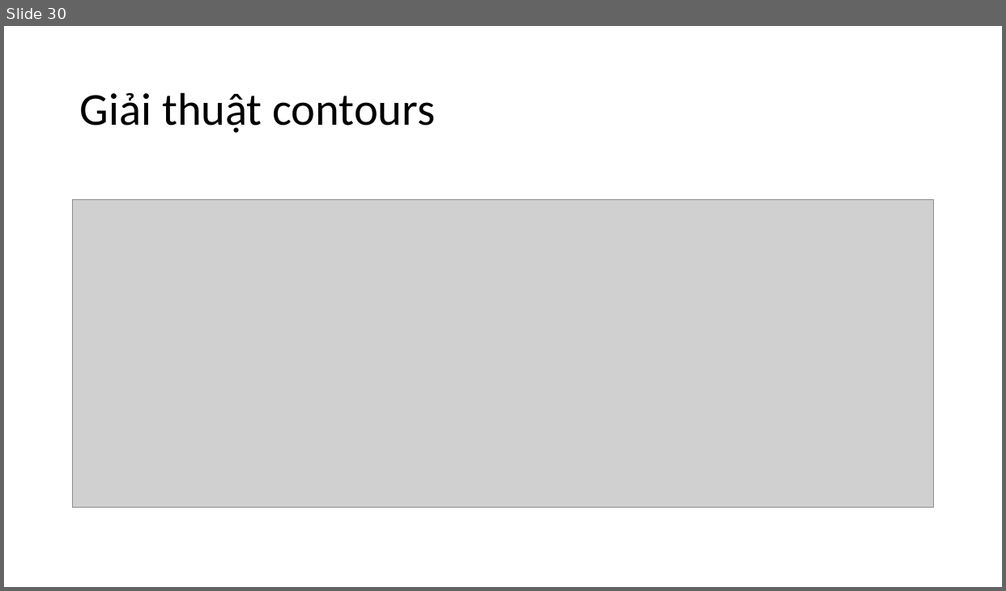
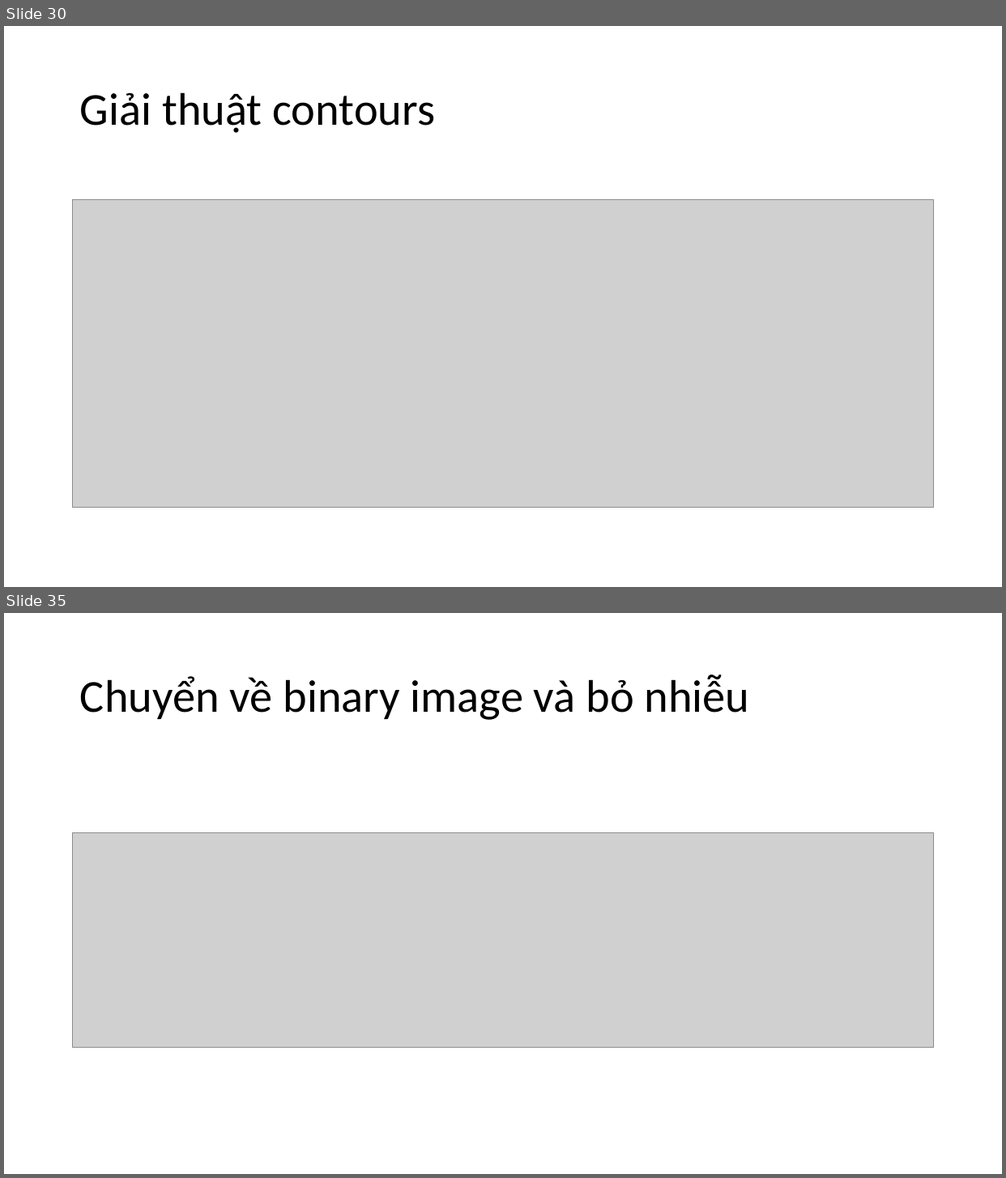
Before and after one commit to levinhhoang16/PyOpenCVCourse, a slide deck: Lecture/OpenCVCoban.pptx. Shown one above the other, each under a label of ours: slide 30 before the commit, slides 30 and 35 after it; the slides between them are not shown. The pictures are 1006x591 and 1006x1178 pixels, drawn with LibreOffice and Linux fonts; fonts in the diff are those of the drawing; grey boxes stand for pictures. Boxes give left, top, right and bottom in pixels: in the first picture for what was removed or moved away, otherwise in the second. Text is boxed around its words. In the diff, an @@ line names an element or a change of style, - is before the commit and + after.

```diff
--- a/Lecture/OpenCVCoban.pptx
+++ b/Lecture/OpenCVCoban.pptx
@@ slide 35 added at box(4, 613, 1002, 1174), background #FFFFFF @@
@@ title added at box(80, 675, 750, 720), 44 pt, text #000000 @@
+Chuyển về binary image và bỏ nhiễu
@@ picture added at box(73, 833, 934, 1048) @@
```
Also in this commit, not shown: 2 slides changed, 3 other slides added, 1 other file.
